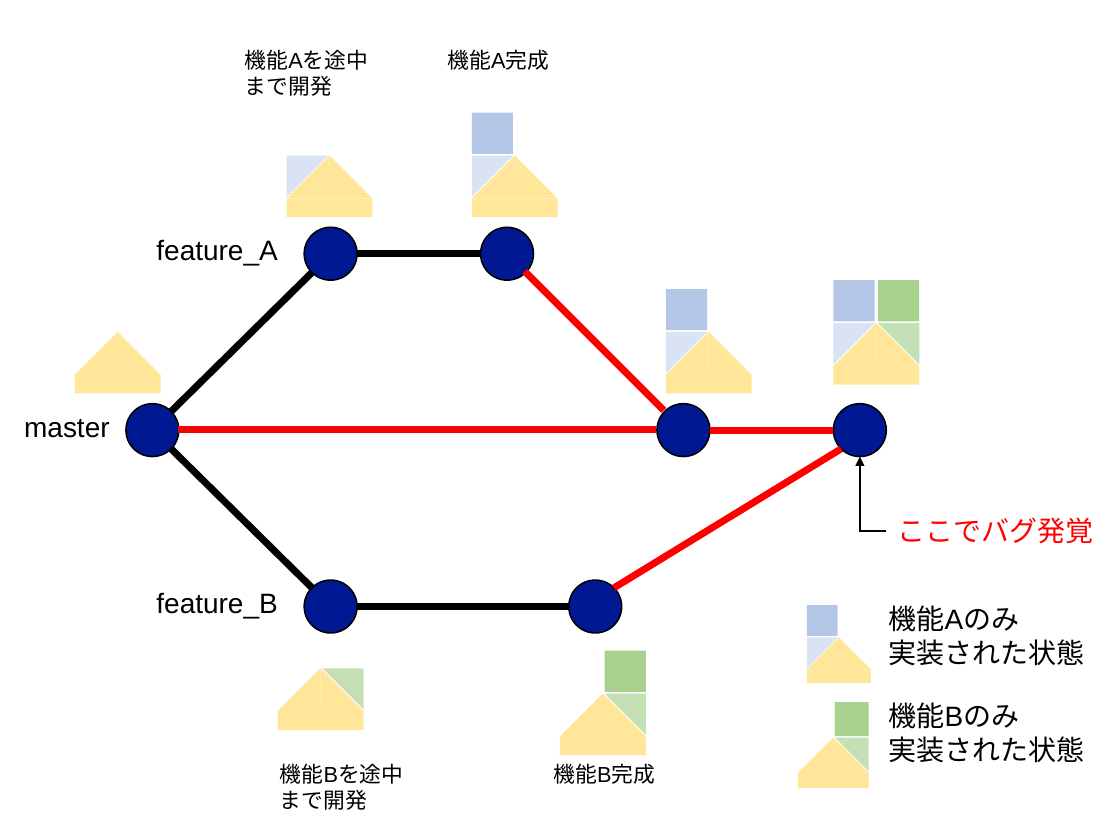
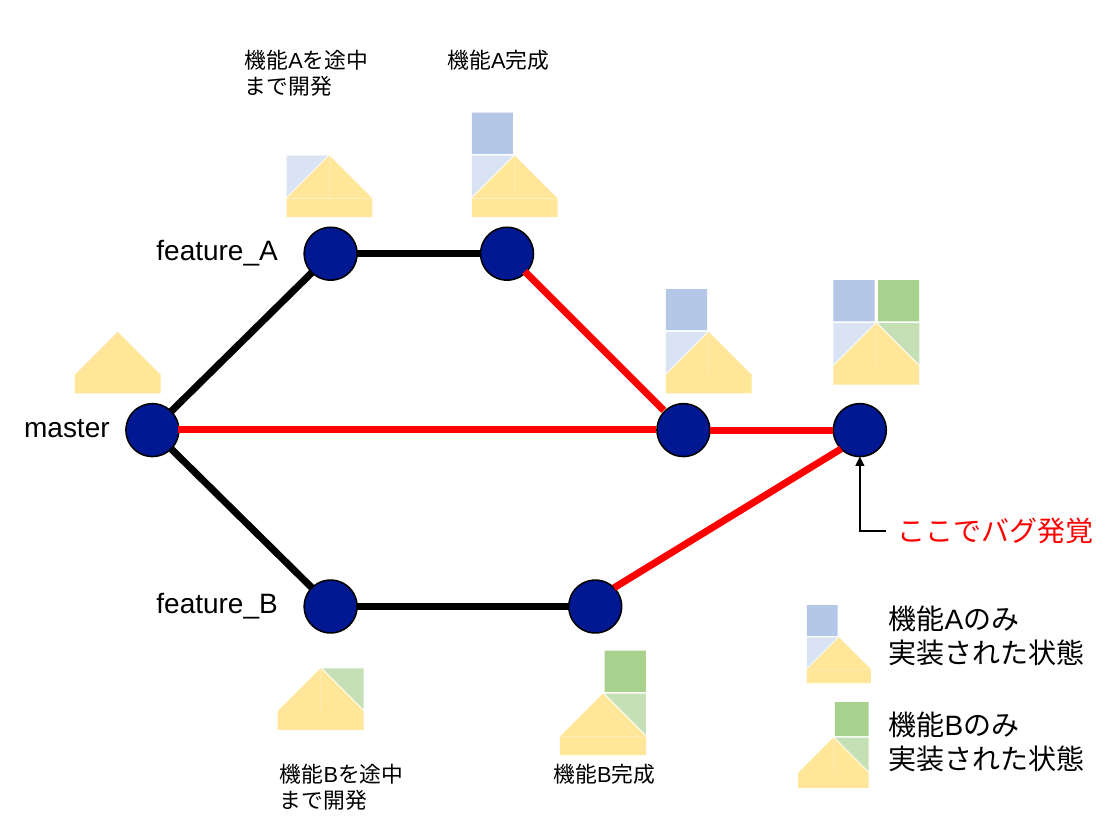
Before and after one commit to kaityo256/github, a slide deck: slide 7 of branch/fig/fig.pptx. Drawn at 1120x840 pixels with LibreOffice and Linux fonts; fonts in the diff are those of the drawing. Boxes give left, top, right and bottom in pixels: in the first picture for what was removed or moved away, otherwise in the second. Text is boxed around its words. In the diff, an @@ line names an element or a change of style, - is before the commit and + after.

```diff
--- a/branch/fig/fig.pptx
+++ b/branch/fig/fig.pptx
@@ text "機能Bのみ": place and size @@
-text "機能Bのみ" at <box>889,702,1085,763</box>
+text "機能Bのみ" at <box>889,711,1085,772</box>
```
Also in this commit, not shown: 3 slides added, 3 other files.
